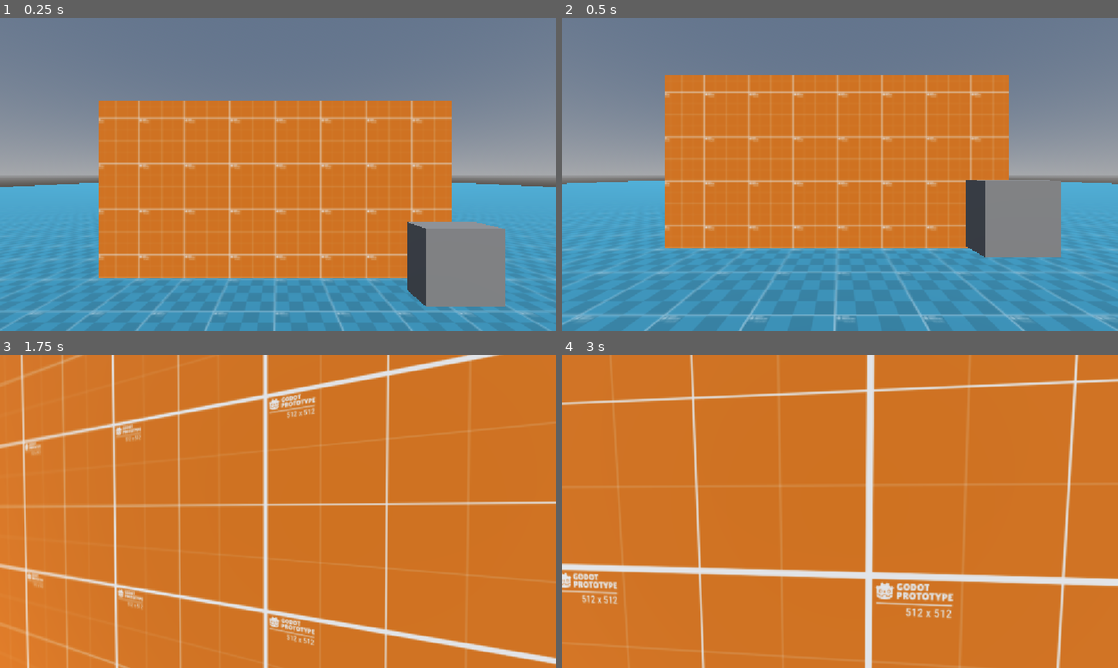
Above: before the commit, frames 1-4 (two rows, left to right).
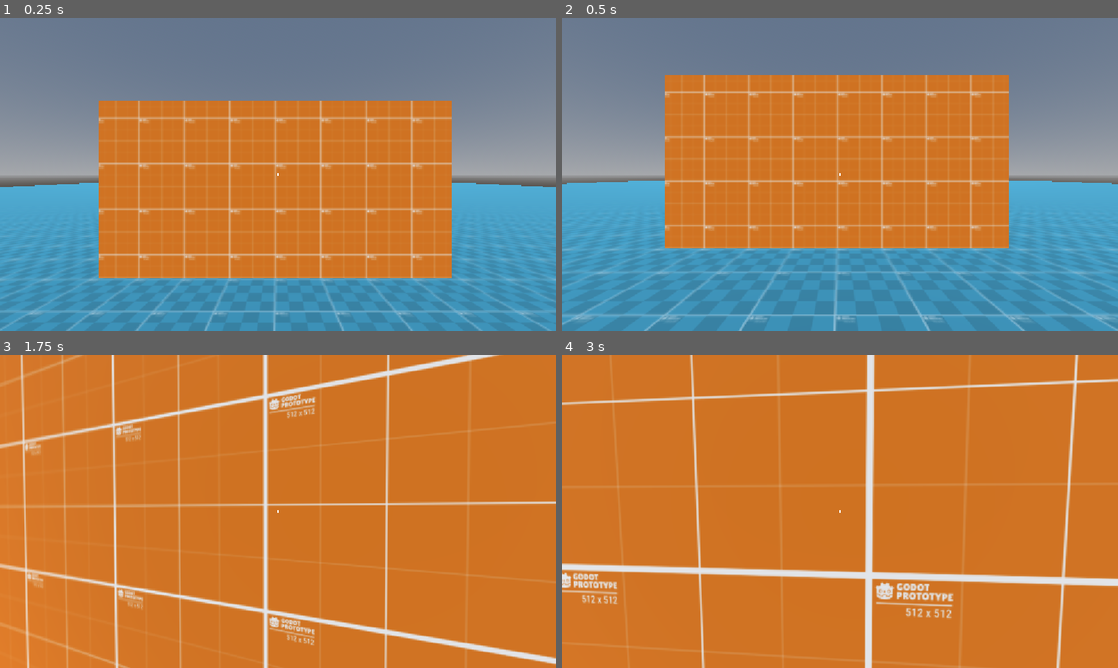
Above: after the commit, the same moments.

Repository: Raamxie/LudumDare60
Game: Godot game, scene res://scenes/main.tscn
Same seed, same stepped clock (60 frames per second), same inputs: the game is played once before the commit and once after it.
Inputs (mouse positions are in pixels of both pictures, inside the frame that each line leads up to):
- Up to frame 1 (0.25 s): no input
- Up to frame 2 (0.5 s): no input
- Up to frame 3 (1.75 s): move the mouse to (305, 511) at 0.52 s; hold W (forward) from 0.53 s (still down); tap E (interact, bound only after the commit) at 0.6, 1.55 s; tap Space (jump) at 0.77, 1.52 s; move the mouse to (250, 511) at 1.27 s; tap Shift (sprint) at 1.35 s
- Up to frame 4 (3 s): keep holding W (forward); move the mouse to (851, 505) at 2.02 s; tap E (interact, bound only after the commit) at 2.1, 2.85 s; move the mouse to (834, 517) at 2.77 s

The runs differ from the first frame. In frame 1, 4.6% of the frame differs, in the area x 49-91%, y 49-93%; in frame 2, 4.2%; in frame 3, less than 0.1%; in frame 4, less than 0.1%.

Commit message:
add interaction component

Diff:
--- /dev/null
+++ b/ludum-dare-60/assets/models/Rocks/Rock.tres
@@ -0,0 +1,6 @@
+[gd_resource type="StandardMaterial3D" format=3 uid="uid://o0fpi1mcg4fj"]
+
+[ext_resource type="Texture2D" uid="uid://i4hvs4gaorta" path="res://assets/models/Rocks/Rocks_Desert_Diffuse.png" id="1_mhrjh"]
+
+[resource]
+albedo_texture = ExtResource("1_mhrjh")
--- a/ludum-dare-60/project.godot
+++ b/ludum-dare-60/project.godot
@@ -23,7 +23,9 @@
 [file_customization]
 
 folder_colors={
+"res://addons/": "gray",
 "res://assets/": "red",
+"res://resources/": "orange",
 "res://scenes/": "yellow",
 "res://scripts/": "teal"
 }
@@ -60,6 +62,11 @@
 "events": [Object(InputEventKey,"resource_local_to_scene":false,"resource_name":"","device":-1,"window_id":0,"alt_press …(191 unchanged characters)…
 ]
 }
+interact={
+"deadzone": 0.2,
+"events": [Object(InputEventKey,"resource_local_to_scene":false,"resource_name":"","device":-1,"window_id":0,"alt_pressed":false,"shift_pressed":false,"ctrl_pressed":false,"meta_pressed":false,"pressed":false,"keycode":0,"physical_keycode":69,"key_label":0,"unicode":101,"location":0,"echo":false,"script":null)
+]
+}
 
 [layer_names]
 
--- /dev/null
+++ b/ludum-dare-60/resources/object_highlight.gdshader
@@ -0,0 +1,14 @@
+shader_type spatial;
+render_mode blend_mix, cull_front, unshaded;
+
+uniform vec4 color : source_color = vec4(1,0,0,1);
+uniform float size : hint_range(1.0, 1.5, 0.01) = 1.05;
+
+void vertex() {
+    VERTEX *= size;
+}
+
+void fragment() {
+    ALBEDO = color.rgb;
+    ALPHA = color.a;
+}
--- /dev/null
+++ b/ludum-dare-60/resources/object_highlight.tres
@@ -0,0 +1,9 @@
+[gd_resource type="ShaderMaterial" format=3 uid="uid://c57ilwxn5ebss"]
+
+[ext_resource type="Shader" uid="uid://eu6qi4df04jx" path="res://resources/object_highlight.gdshader" id="1_vi6gw"]
+
+[resource]
+render_priority = 0
+shader = ExtResource("1_vi6gw")
+shader_parameter/color = Color(1, 1, 1, 1)
+shader_parameter/size = 1.05
--- a/ludum-dare-60/scenes/Interactable.tscn
+++ /dev/null
@@ -1,27 +0,0 @@
-[gd_scene format=3 uid="uid://c3e2rdxjy70iq"]
-
-[sub_resource type="BoxShape3D" id="BoxShape3D_g4v7s"]
-size = Vector3(1, 1, 0.39013672)
-
-[sub_resource type="CameraAttributesPractical" id="CameraAttributesPractical_g4v7s"]
-dof_blur_far_enabled = true
-dof_blur_far_distance = 1.0
-dof_blur_amount = 0.7
-
-[node name="Interactible" type="Node3D" unique_id=2132515151]
-
-[node name="StaticBody3D" type="StaticBody3D" parent="." unique_id=763253992]
-
-[node name="CollisionShape3D" type="CollisionShape3D" parent="StaticBody3D" unique_id=35544432]
-transform = Transform3D(1, 0, 0, 0, 1, 0, 0, 0, 1, 0, 0, -0.13549805)
-shape = SubResource("BoxShape3D_g4v7s")
-
-[node name="Camera3D" type="Camera3D" parent="." unique_id=869435617]
-transform = Transform3D(1, 0, 0, 0, 1, 0, 0, 0, 1, 0, 0, 1.0117536)
-attributes = SubResource("CameraAttributesPractical_g4v7s")
-
-[node name="Object" type="Node3D" parent="." unique_id=1685110682]
-
-[node name="CSGBox3D" type="CSGBox3D" parent="Object" unique_id=2066810541]
-transform = Transform3D(1, 0, 0, 0, 1, 0, 0, 0, 1, 0, 0, -0.13899434)
-size = Vector3(1, 1, 0.3786621)
--- /dev/null
+++ b/ludum-dare-60/scenes/box_item.tscn
@@ -0,0 +1,27 @@
+[gd_scene format=3 uid="uid://c24eum0t5phaq"]
+
+[ext_resource type="PackedScene" uid="uid://g0q447400fx4" path="res://scenes/interactable_item.tscn" id="1_7bnv7"]
+[ext_resource type="Script" uid="uid://cachuntryhx26" path="res://scripts/box_item.gd" id="2_aj4kb"]
+[ext_resource type="PackedScene" uid="uid://dks73i3hpj0wg" path="res://assets/models/Rocks/Rock_Medium_1.gltf" id="3_35f27"]
+
+[sub_resource type="SphereShape3D" id="SphereShape3D_35f27"]
+radius = 1.6125742
+
+[node name="BoxItem" unique_id=691295588 instance=ExtResource("1_7bnv7")]
+script = ExtResource("2_aj4kb")
+
+[node name="InteractionComponent" parent="." index="0" unique_id=1003491539 node_paths=PackedStringArray("mesh")]
+mesh = NodePath("../Rock_Medium_12/Rock_Medium_1")
+
+[node name="CollisionShape3D2" type="CollisionShape3D" parent="InteractionComponent" index="0" unique_id=1653403287]
+transform = Transform3D(0.1, 0, 0, 0, 0.1, 0, 0, 0, 0.1, -0.022942616, 0.05491209, -0.023290612)
+shape = SubResource("SphereShape3D_35f27")
+
+[node name="CollisionShape3D" type="CollisionShape3D" parent="." index="1" unique_id=1827485492]
+transform = Transform3D(0.1, 0, 0, 0, 0.1, 0, 0, 0, 0.1, -0.022942616, 0.05491209, -0.023290612)
+shape = SubResource("SphereShape3D_35f27")
+
+[node name="Rock_Medium_12" parent="." index="2" unique_id=695535783 instance=ExtResource("3_35f27")]
+transform = Transform3D(0.1, 0, 0, 0, 0.1, 0, 0, 0, 0.1, 0, -0.03310138, -0.062204167)
+
+[editable path="Rock_Medium_12"]
--- /dev/null
+++ b/ludum-dare-60/scenes/box_object.tscn
@@ -0,0 +1,21 @@
+[gd_scene format=3 uid="uid://dqkmbtx00qkb4"]
+
+[ext_resource type="PackedScene" uid="uid://c3e2rdxjy70iq" path="res://scenes/interactable_object.tscn" id="1_djcqm"]
+[ext_resource type="Script" uid="uid://cgcswc63wv5g7" path="res://scripts/box_object.gd" id="2_a80fn"]
+[ext_resource type="PackedScene" uid="uid://s7nb0jexnb1s" path="res://assets/models/Rocks/Rock_Medium_1.gltf" id="3_l6r26"]
+
+[sub_resource type="BoxShape3D" id="BoxShape3D_g4v7s"]
+
+[node name="BoxObject" unique_id=2132515151 instance=ExtResource("1_djcqm")]
+script = ExtResource("2_a80fn")
+
+[node name="InteractionComponent" parent="." index="0" unique_id=1003491539 node_paths=PackedStringArray("mesh")]
+mesh = NodePath("../Model/Rock_Medium_12/Rock_Medium_1")
+
+[node name="CollisionShape3D" type="CollisionShape3D" parent="InteractionComponent" index="0" unique_id=1277600426]
+shape = SubResource("BoxShape3D_g4v7s")
+
+[node name="Rock_Medium_12" parent="Model" parent_id_path=PackedInt32Array(1685110682) index="0" unique_id=1095657617 instance=ExtResource("3_l6r26")]
+transform = Transform3D(0.5, 0, 0, 0, 0.5, 0, 0, 0, 0.5, 0, -0.52391374, -0.25402793)
+
+[editable path="Model/Rock_Medium_12"]
--- /dev/null
+++ b/ludum-dare-60/scenes/interactable_item.tscn
@@ -0,0 +1,9 @@
+[gd_scene format=3 uid="uid://g0q447400fx4"]
+
+[ext_resource type="PackedScene" uid="uid://b6y7nl7qsqql5" path="res://scenes/interaction_component.tscn" id="2_k7waj"]
+
+[node name="InteractableItem" type="RigidBody3D" unique_id=691295588]
+
+[node name="InteractionComponent" parent="." unique_id=1003491539 instance=ExtResource("2_k7waj")]
+
+[connection signal="interacted" from="InteractionComponent" to="." method="_on_interacted"]
--- /dev/null
+++ b/ludum-dare-60/scenes/interactable_object.tscn
@@ -0,0 +1,20 @@
+[gd_scene format=3 uid="uid://c3e2rdxjy70iq"]
+
+[ext_resource type="PackedScene" uid="uid://b6y7nl7qsqql5" path="res://scenes/interaction_component.tscn" id="1_gknyc"]
+
+[sub_resource type="CameraAttributesPractical" id="CameraAttributesPractical_g4v7s"]
+dof_blur_far_enabled = true
+dof_blur_far_distance = 1.0
+dof_blur_amount = 0.7
+
+[node name="InteractableObject" type="Node3D" unique_id=2132515151]
+
+[node name="InteractionComponent" parent="." unique_id=1003491539 instance=ExtResource("1_gknyc")]
+
+[node name="InteractionCamera" type="Camera3D" parent="." unique_id=869435617]
+transform = Transform3D(1, 0, 0, 0, 1, 0, 0, 0, 1, 0, 0, 1)
+attributes = SubResource("CameraAttributesPractical_g4v7s")
+
+[node name="Model" type="Node3D" parent="." unique_id=1685110682]
+
+[connection signal="interacted" from="InteractionComponent" to="." method="_on_interacted"]
--- /dev/null
+++ b/ludum-dare-60/scenes/interaction_component.tscn
@@ -0,0 +1,8 @@
+[gd_scene format=3 uid="uid://b6y7nl7qsqql5"]
+
+[ext_resource type="Script" uid="uid://dem1wrexgqula" path="res://scripts/interaction_component.gd" id="1_8b000"]
+
+[node name="InteractionComponent" type="StaticBody3D" unique_id=1003491539]
+collision_layer = 4
+collision_mask = 0
+script = ExtResource("1_8b000")
--- a/ludum-dare-60/scenes/main.tscn
+++ b/ludum-dare-60/scenes/main.tscn
@@ -5,7 +5,8 @@
 [ext_resource type="Texture2D" uid="uid://cdky7ogotuuoq" path="res://addons/godot-prototype-texture/PNG/grid_512x512/grid_orange_512x512.png" id="3_tefeu"]
 [ext_resource type="Texture2D" uid="uid://deqtmshce2jpd" path="res://addons/godot-prototype-texture/PNG/grid_512x512/grid_yellow_512x512.png" id="4_o6xl0"]
 [ext_resource type="Texture2D" uid="uid://dxrlfiupdt3yu" path="res://addons/godot-prototype-texture/PNG/grid_512x512/grid_red_512x512.png" id="5_tipki"]
-[ext_resource type="PackedScene" uid="uid://c3e2rdxjy70iq" path="res://scenes/Interactable.tscn" id="6_tefeu"]
+[ext_resource type="PackedScene" uid="uid://dqkmbtx00qkb4" path="res://scenes/box_object.tscn" id="6_tefeu"]
+[ext_resource type="PackedScene" uid="uid://c24eum0t5phaq" path="res://scenes/box_item.tscn" id="8_tipki"]
 
 [sub_resource type="StandardMaterial3D" id="StandardMaterial3D_85g3d"]
 albedo_texture = ExtResource("2_tbgi4")
@@ -40,7 +41,6 @@
 
 [node name="Player" parent="." unique_id=1630401320 instance=ExtResource("1_o5qli")]
 transform = Transform3D(1, 0, 0, 0, 1, 0, 0, 0, 1, -0.023413122, 1.4007372, 0.24968147)
-collision_layer = 3
 AIR_CONTROL = 2.0
 
 [node name="Map" type="Node3D" parent="." unique_id=848868923]
@@ -73,5 +73,8 @@
 [node name="WorldEnvironment" type="WorldEnvironment" parent="World" unique_id=611473376]
 environment = SubResource("Environment_g4v7s")
 
-[node name="Interactible" parent="World" unique_id=2132515151 instance=ExtResource("6_tefeu")]
-transform = Transform3D(1, 0, 0, 0, 1, 0, 0, 0, 1, 2.4553132, 1.5671972, -2.3140926)
+[node name="BoxObject" parent="." unique_id=2132515151 instance=ExtResource("6_tefeu")]
+transform = Transform3D(1, 0, 0, 0, 1, 0, 0, 0, 1, 3.2786644, 1, 3.075509)
+
+[node name="BoxItem" parent="." unique_id=691295588 instance=ExtResource("8_tipki")]
+transform = Transform3D(1, 0, 0, 0, 1, 0, 0, 0, 1, 3.3757997, 1.9971693, 1.5190607)
--- a/ludum-dare-60/scenes/player.tscn
+++ b/ludum-dare-60/scenes/player.tscn
@@ -1,11 +1,13 @@
 [gd_scene format=3 uid="uid://bxbc5sp54a44f"]
 
 [ext_resource type="Script" uid="uid://rn8drguiq5c" path="res://scripts/player.gd" id="1_3vyb7"]
+[ext_resource type="Script" uid="uid://oarpr3rtu2vt" path="res://scripts/reticle.gd" id="2_g2els"]
 
 [sub_resource type="CapsuleShape3D" id="CapsuleShape3D_g4v7s"]
 height = 1.8
 
 [node name="Player" type="CharacterBody3D" unique_id=1630401320]
+collision_layer = 3
 script = ExtResource("1_3vyb7")
 WALK_SPEED = 3.0
 SPRINT_SPEED = 5.0
@@ -22,3 +24,18 @@
 
 [node name="InteractRay" type="RayCast3D" parent="Head/Camera3D" unique_id=582587309]
 unique_name_in_owner = true
+target_position = Vector3(0, 0, -4)
+collision_mask = 4
+
+[node name="CanvasLayer" type="CanvasLayer" parent="." unique_id=1617151111]
+
+[node name="Reticle" type="Control" parent="CanvasLayer" unique_id=1653089248]
+layout_mode = 3
+anchors_preset = 15
+anchor_right = 1.0
+anchor_bottom = 1.0
+grow_horizontal = 2
+grow_vertical = 2
+mouse_filter = 2
+script = ExtResource("2_g2els")
+dot_radius = 3.0
--- /dev/null
+++ b/ludum-dare-60/scenes/rock.tscn
@@ -0,0 +1,8 @@
+[gd_scene format=3 uid="uid://do3ndy3xmcnjv"]
+
+[ext_resource type="PackedScene" uid="uid://dks73i3hpj0wg" path="res://assets/models/Rocks/Rock_Medium_1.gltf" id="1_mek2u"]
+[ext_resource type="Script" path="res://scripts/rock.gd" id="2_ik6fu"]
+
+[node name="Rock" unique_id=1095657617 node_paths=PackedStringArray("mesh") instance=ExtResource("1_mek2u")]
+script = ExtResource("2_ik6fu")
+mesh = NodePath("Rock_Medium_1")
--- /dev/null
+++ b/ludum-dare-60/scripts/box_item.gd
@@ -0,0 +1,5 @@
+extends RigidBody3D
+
+
+func _on_interacted():
+	translate(Vector3(0, 0, 1))
--- /dev/null
+++ b/ludum-dare-60/scripts/box_object.gd
@@ -0,0 +1,5 @@
+extends Node3D
+
+
+func _on_interacted():
+	translate(Vector3(0, 0, 10))
--- /dev/null
+++ b/ludum-dare-60/scripts/interaction_component.gd
@@ -0,0 +1,25 @@
+class_name InteractionComponent
+extends StaticBody3D
+
+
+signal interacted
+signal focused
+signal unfocused
+
+
+@export var mesh: MeshInstance3D
+const OBJECT_HIGHLIGHT = preload("uid://c57ilwxn5ebss")
+
+
+func interact() -> void:
+	interacted.emit()
+
+
+func focus() -> void:
+	focused.emit()
+	mesh.material_overlay = OBJECT_HIGHLIGHT
+
+
+func unfocus() -> void:
+	unfocused.emit()
+	mesh.material_overlay = null
--- a/ludum-dare-60/scripts/player.gd
+++ b/ludum-dare-60/scripts/player.gd
@@ -27,6 +27,8 @@
 var head_bob_time: float = 0.0
 var speed: float = 0.0
 var direction: Vector3
+
+var focused_object: InteractionComponent
 
 
 func _ready() -> void:
@@ -97,7 +99,18 @@
 
 
 func _handle_interaction() -> void:
-	pass
-	#if interact_ray.is_colliding() and Input.is_action_just_pressed("interact"):
-		#var collider: Interactable = interact_ray.get_collider()
-		#collider.interact()
+	if not interact_ray.is_colliding():
+		if focused_object:
+			focused_object.unfocus()
+		focused_object = null
+		return
+
+	focused_object = interact_ray.get_collider()
+
+	if focused_object == null:
+		return
+
+	focused_object.focus()
+
+	if Input.is_action_just_pressed("interact"):
+		focused_object.interact()
--- /dev/null
+++ b/ludum-dare-60/scripts/reticle.gd
@@ -0,0 +1,13 @@
+extends Control
+
+
+@export var dot_radius: float = 2.0
+@export var dot_color: Color = Color.WHITE
+
+
+func _ready() -> void:
+	queue_redraw()
+
+func _draw() -> void:
+	var center = get_viewport_rect().size / 2.0
+	draw_circle(center, dot_radius, dot_color)
Binary file added: ludum-dare-60/assets/models/Rock_Medium_1.bin
Binary file added: ludum-dare-60/assets/models/Rocks/Rock_Medium_1.bin
Not shown, added: ludum-dare-60/assets/models/Rocks/Rock_Medium_1.gltf
Not shown, added: ludum-dare-60/assets/models/Rocks/Rock_Medium_1.gltf.import
Binary file added: ludum-dare-60/assets/models/Rocks/Rocks_Desert_Diffuse.png
Not shown, added: ludum-dare-60/assets/models/Rocks/Rocks_Desert_Diffuse.png.import
Binary file added: ludum-dare-60/assets/music/Rocks_Desert_Diffuse.png
Not shown, added: ludum-dare-60/assets/music/Rocks_Desert_Diffuse.png.import
Not shown, added: ludum-dare-60/resources/object_highlight.gdshader.uid
Not shown, added: ludum-dare-60/scripts/box_item.gd.uid
Not shown, added: ludum-dare-60/scripts/box_object.gd.uid
Not shown, added: ludum-dare-60/scripts/interaction_component.gd.uid
(and 1 more such lines)
